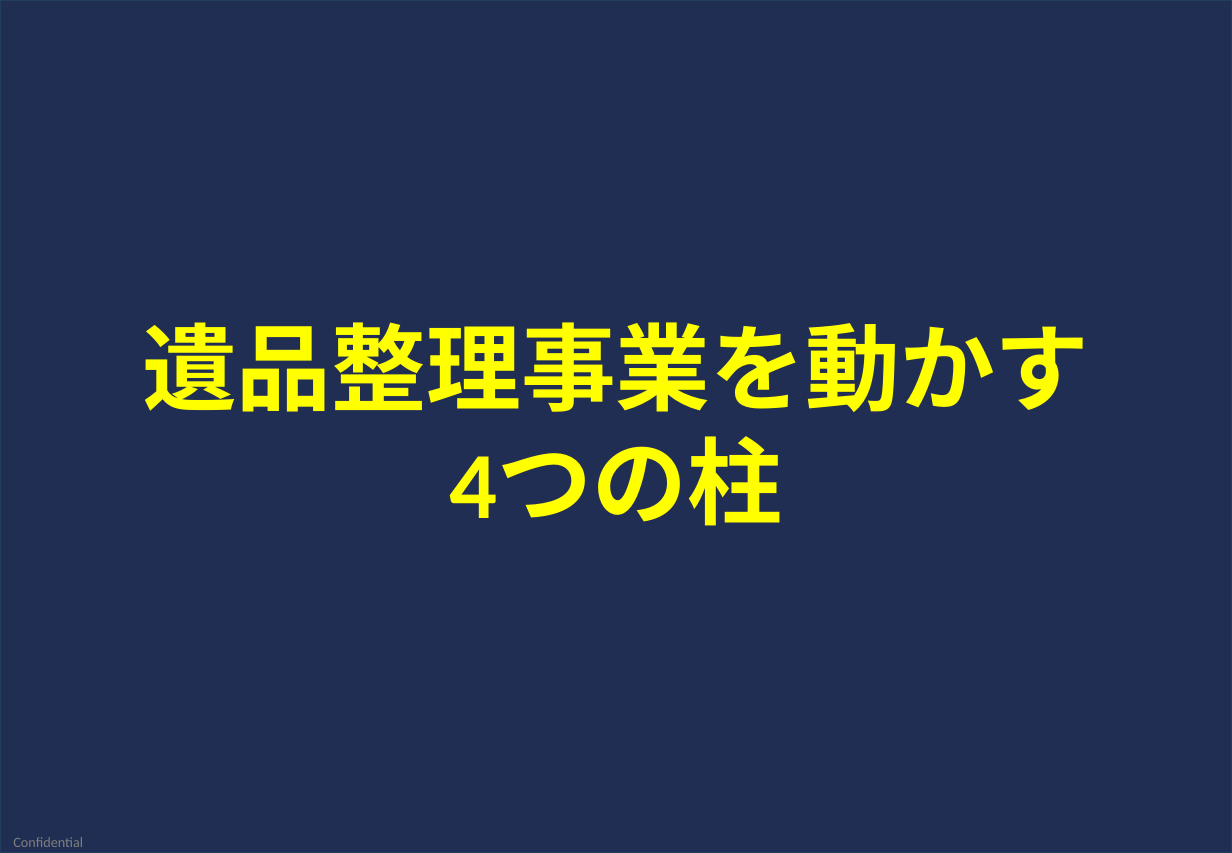
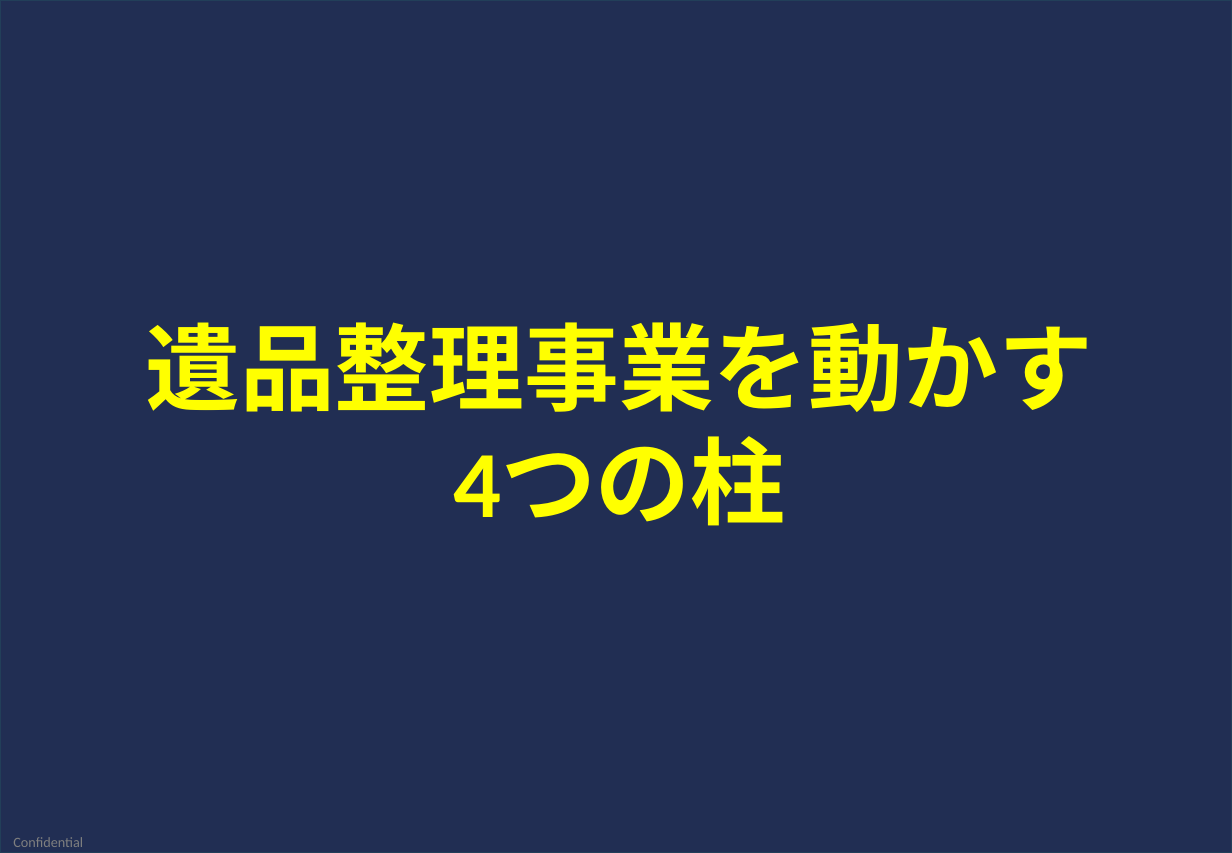
Before and after one commit to soshiro-iki-sys/-, a slide deck: slide 23 of proposals/REVIVAL_LINK様_ご提案書.pptx. Drawn at 1232x853 pixels with LibreOffice and Linux fonts; fonts in the diff are those of the drawing; grey boxes stand for pictures. Boxes give left, top, right and bottom in pixels: in the first picture for what was removed or moved away, otherwise in the second. Text is boxed around its words. In the diff, an @@ line names an element or a change of style, - is before the commit and + after.

```diff
--- a/proposals/REVIVAL_LINK様_ご提案書.pptx
+++ b/proposals/REVIVAL_LINK様_ご提案書.pptx
@@ text at [145, 322, 1093, 412]: alignment left to centre; line spacing 1 to 72pt @@
@@ text at [453, 438, 785, 526]: paragraph added @@
+4つの柱
@@ text removed at [498, 436, 782, 526] @@
-つの柱
@@ text removed at [450, 456, 498, 518] @@
-4
```
Also in this commit, not shown: 51 other slides changed, 4 other files.
